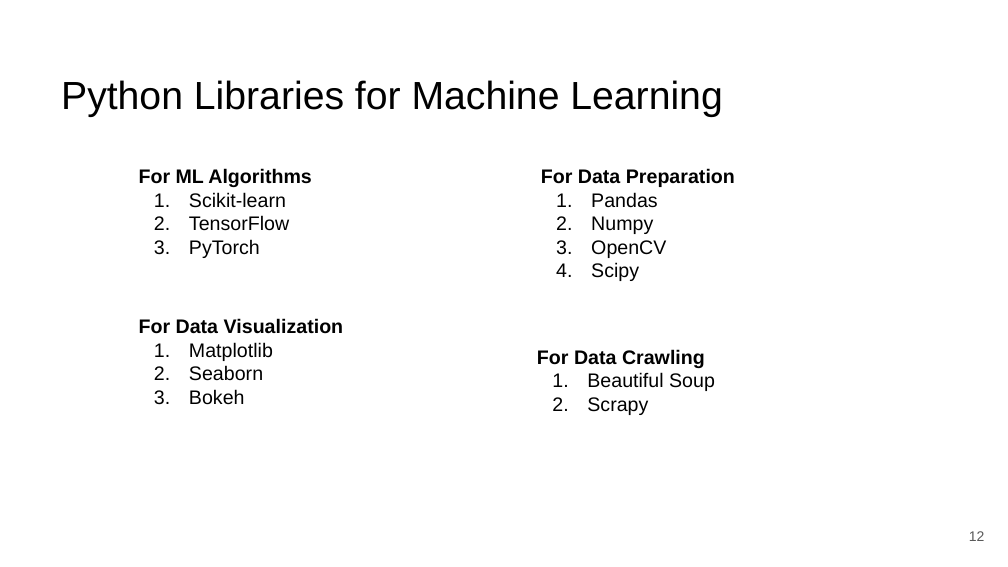
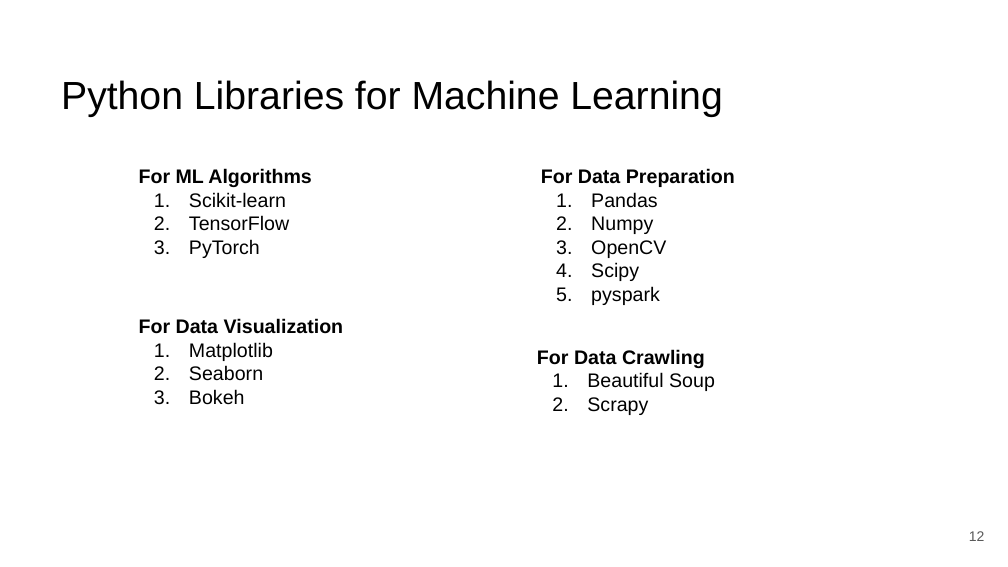
Before and after one commit to Towhid1/ml_dl_course, a slide deck: slide 12 of ML_intro/intro ML.pptx. Drawn at 1008x567 pixels with LibreOffice and Linux fonts; fonts in the diff are those of the drawing. Boxes give left, top, right and bottom in pixels: in the first picture for what was removed or moved away, otherwise in the second. Text is boxed around its words. In the diff, an @@ line names an element or a change of style, - is before the commit and + after.

Commit message:
ml intro

```diff
--- a/ML_intro/intro ML.pptx
+++ b/ML_intro/intro ML.pptx
@@ text at (591, 286, 660, 305): paragraph added @@
+5. pyspark
```
